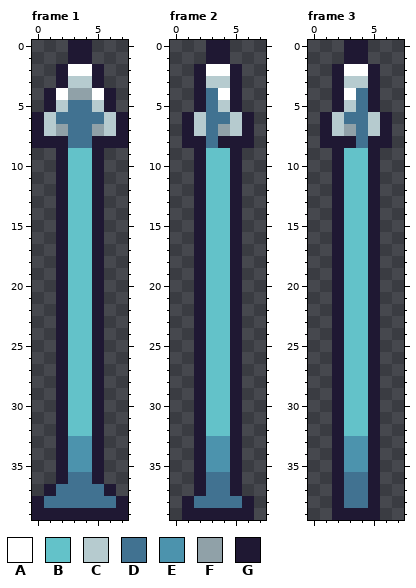
A pixel-art file gets an edit: Assets/Game Assets/Tower Defense Map/Towers/Suklay/Suklay_Projectile.aseprite. The picture above is the old version.
8x40 pixels, 3 frames. Shown: frame 1, frame 2, frame 3.
Palette (. is transparent): A #ffffff  B #63c2c9  C #b6cbcf  D #417291  E #4c93ad  F #90a1a8  G #1f1833
Pixels before, frame 1, first column x 0:
 0 ...GG...
 1 ...GG...
 2 ..GAAG..
 3 ..GCCG..
 4 .GAFFAG.
 5 .GCDDCG.
 6 GCDDDDCG
 7 GCFDDFCG
 8 GGGDDGGG
 9 ..GBBG..
10 ..GBBG..
11 ..GBBG..
12 ..GBBG..
13 ..GBBG..
14 ..GBBG..
15 ..GBBG..
16 ..GBBG..
17 ..GBBG..
18 ..GBBG..
19 ..GBBG..
20 ..GBBG..
21 ..GBBG..
22 ..GBBG..
23 ..GBBG..
24 ..GBBG..
25 ..GBBG..
26 ..GBBG..
27 ..GBBG..
28 ..GBBG..
29 ..GBBG..
30 ..GBBG..
31 ..GBBG..
32 ..GBBG..
33 ..GEEG..
34 ..GEEG..
35 ..GEEG..
36 ..GDDG..
37 .GDDDDG.
38 GDDDDDDG
39 GGGGGGGG
Pixels before, frame 2, first column x 1:
 0 ..GG..
 1 ..GG..
 2 .GAAG.
 3 .GCCG.
 4 .GDAG.
 5 .GDCG.
 6 GCDDCG
 7 GCDFCG
 8 GGDGGG
 9 .GBBG.
10 .GBBG.
11 .GBBG.
12 .GBBG.
13 .GBBG.
14 .GBBG.
15 .GBBG.
16 .GBBG.
17 .GBBG.
18 .GBBG.
19 .GBBG.
20 .GBBG.
21 .GBBG.
22 .GBBG.
23 .GBBG.
24 .GBBG.
25 .GBBG.
26 .GBBG.
27 .GBBG.
28 .GBBG.
29 .GBBG.
30 .GBBG.
31 .GBBG.
32 .GBBG.
33 .GEEG.
34 .GEEG.
35 .GEEG.
36 .GDDG.
37 .GDDG.
38 GDDDDG
39 GGGGGG
Pixels before, frame 3, first column x 1:
 0 ..GG..
 1 ..GG..
 2 .GAAG.
 3 .GCCG.
 4 .GADG.
 5 .GCDG.
 6 GCDDCG
 7 GCFDCG
 8 GGGDGG
 9 .GBBG.
10 .GBBG.
11 .GBBG.
12 .GBBG.
13 .GBBG.
14 .GBBG.
15 .GBBG.
16 .GBBG.
17 .GBBG.
18 .GBBG.
19 .GBBG.
20 .GBBG.
21 .GBBG.
22 .GBBG.
23 .GBBG.
24 .GBBG.
25 .GBBG.
26 .GBBG.
27 .GBBG.
28 .GBBG.
29 .GBBG.
30 .GBBG.
31 .GBBG.
32 .GBBG.
33 .GEEG.
34 .GEEG.
35 .GEEG.
36 .GDDG.
37 .GDDG.
38 .GDDG.
39 .GGGG.
The result:
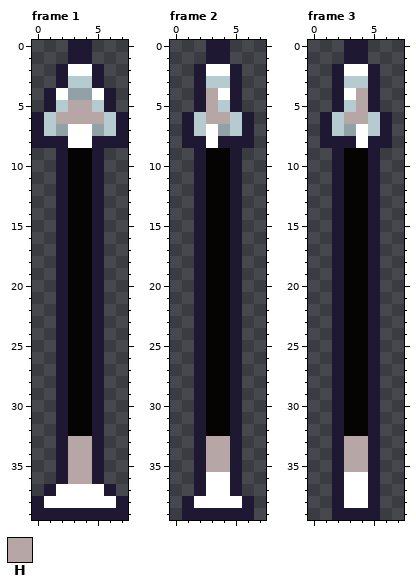
Colours new in this view: H #b6a6a6
From old to new:
Colour B changes from #63c2c9 to #050403.
Frame 1:
Colour D gives way to colour A in rows 7 to 8 at x 3 to 4; in row 37 at x 2 to 5; in row 38 at x 1 to 6.
Colour D gives way to colour H in row 5 at x 3 to 4; in row 6 at x 2 to 5; in row 36 at x 3 to 4.
Colour E gives way to colour H in rows 33 to 35 at x 3 to 4.
Frame 2:
Colour D gives way to colour A in rows 7 to 8 at x 3; in rows 36 to 37 at x 3 to 4; in row 38 at x 2 to 5.
Colour D gives way to colour H in rows 4 to 5 at x 3; in row 6 at x 3 to 4.
Colour E gives way to colour H in rows 33 to 35 at x 3 to 4.
Frame 3:
Colour D gives way to colour A in rows 7 to 8 at x 4; in rows 36 to 38 at x 3 to 4.
Colour D gives way to colour H in rows 4 to 5 at x 4; in row 6 at x 3 to 4.
Colour E gives way to colour H in rows 33 to 35 at x 3 to 4.
